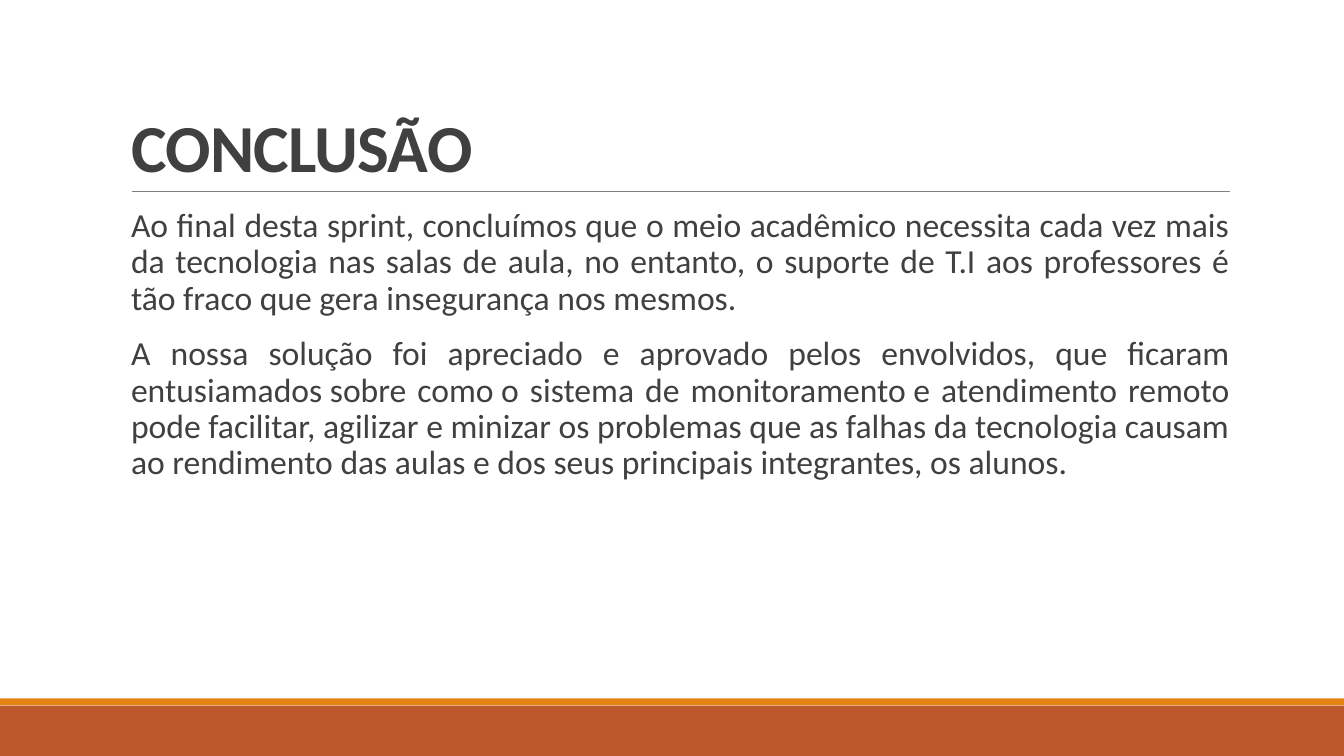
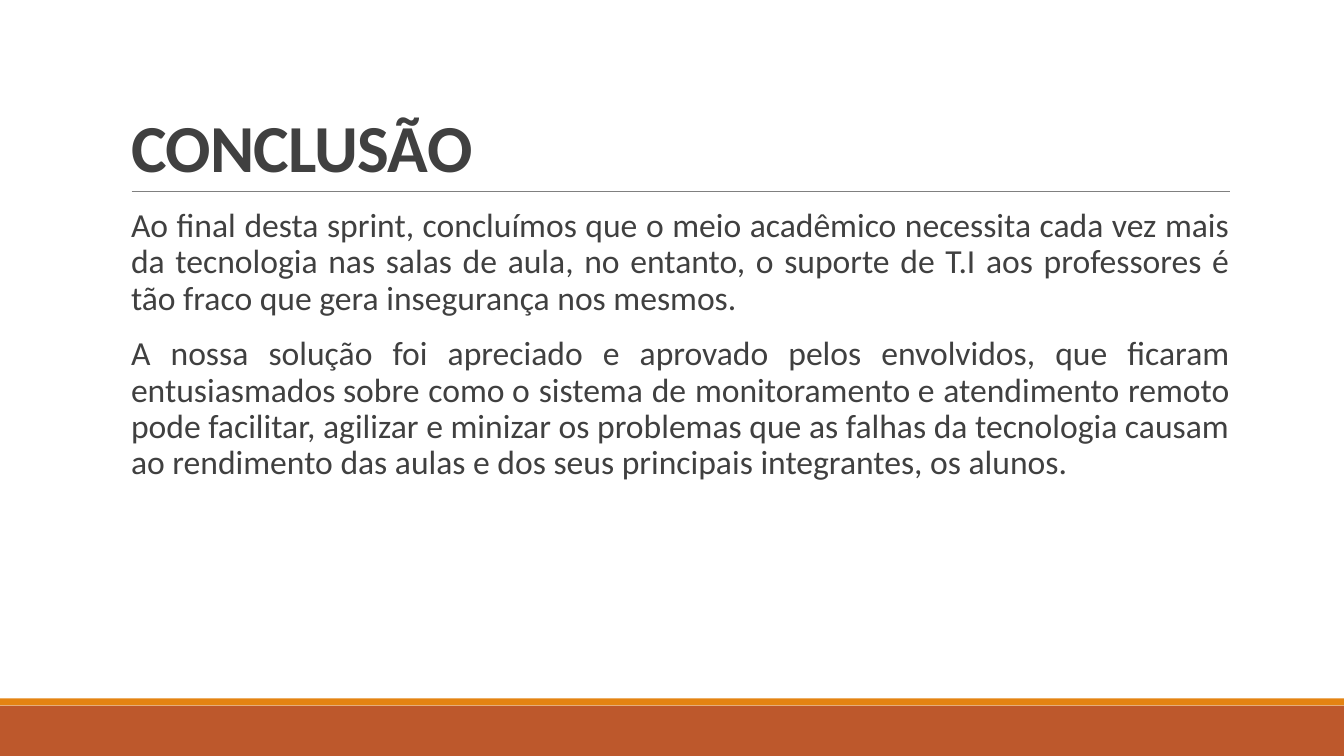
Before and after one commit to BandTec/grupo-05-adsa-20201, a slide deck: slide 23 of Apresentação Sprint 1.pptx (slide 22 before the commit). Drawn at 1344x756 pixels with LibreOffice and Linux fonts; fonts in the diff are those of the drawing. Boxes give left, top, right and bottom in pixels: in the first picture for what was removed or moved away, otherwise in the second. Text is boxed around its words. In the diff, an @@ line names an element or a change of style, - is before the commit and + after.

```diff
--- a/Apresentação Sprint 1.pptx
+++ b/Apresentação Sprint 1.pptx
@@ text at (131, 341, 1229, 480): text changed @@
-  A nossa solução foi apreciado e aprovado pelos envolvidos, que ficaram entusiamados sobre como o sistema de monitoramento e atendimento remoto pode facilitar, agilizar e minizar os problemas que as falhas da tecnologia causam ao rendimento das aulas e dos seus principais integrantes, os alunos.
+  A nossa solução foi apreciado e aprovado pelos envolvidos, que ficaram entusiasmados sobre como o sistema de monitoramento e atendimento remoto pode facilitar, agilizar e minizar os problemas que as falhas da tecnologia causam ao rendimento das aulas e dos seus principais integrantes, os alunos.
```
Also in this commit, not shown: 5 other slides changed, 1 slide added.
